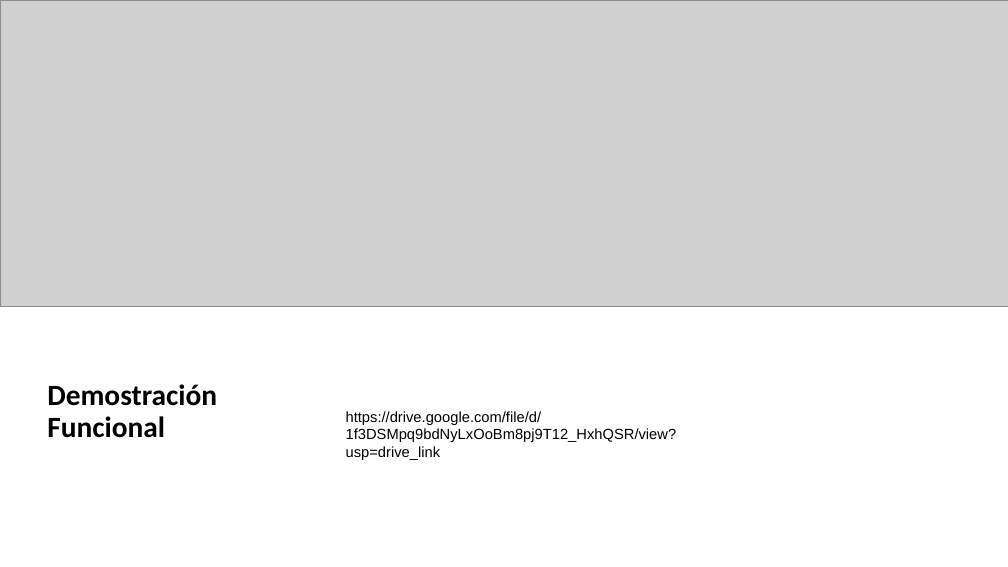
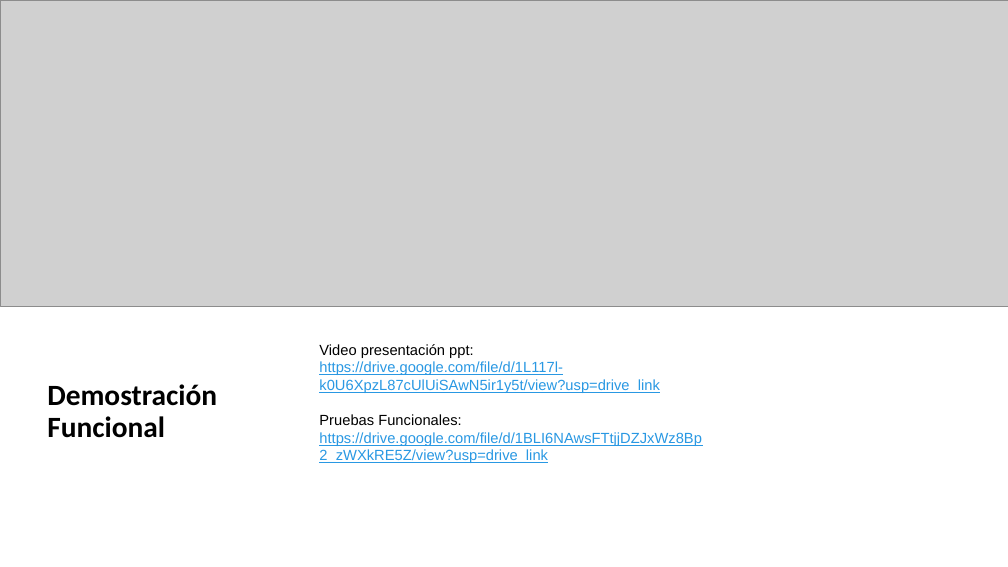
Before and after one commit to Yoda2171/2024_2_MA_CAPSTONE_001D_GRUPO_003, a slide deck: slide 16 of Fase 2/Evidencias de Proyecto/Richard_A_Pablo_A_Matias_P_ESTRUCTURA-PRESENTACION-PARCIAL 2.pptx. Drawn at 1008x567 pixels with LibreOffice and Linux fonts; fonts in the diff are those of the drawing; grey boxes stand for pictures. Boxes give left, top, right and bottom in pixels: in the first picture for what was removed or moved away, otherwise in the second. Text is boxed around its words. In the diff, an @@ line names an element or a change of style, - is before the commit and + after.

```diff
--- a/Fase 2/Evidencias de Proyecto/Richard_A_Pablo_A_Matias_P_ESTRUCTURA-PRESENTACION-PARCIAL 2.pptx
+++ b/Fase 2/Evidencias de Proyecto/Richard_A_Pablo_A_Matias_P_ESTRUCTURA-PRESENTACION-PARCIAL 2.pptx
@@ text at (319, 344, 702, 463): text changed; text colour #000000 to #2998E3 @@
-https://drive.google.com/file/d/1f3DSMpq9bdNyLxOoBm8pj9T12_HxhQSR/view?usp=drive_link
+Video presentación ppt:
+https://drive.google.com/file/d/1L117l-k0U6XpzL87cUlUiSAwN5ir1y5t/view?usp=drive_link
+Pruebas Funcionales:
+https://drive.google.com/file/d/1BLI6NAwsFTtjjDZJxWz8Bp2_zWXkRE5Z/view?usp=drive_link
```
Also in this commit, not shown: 1 other file.
